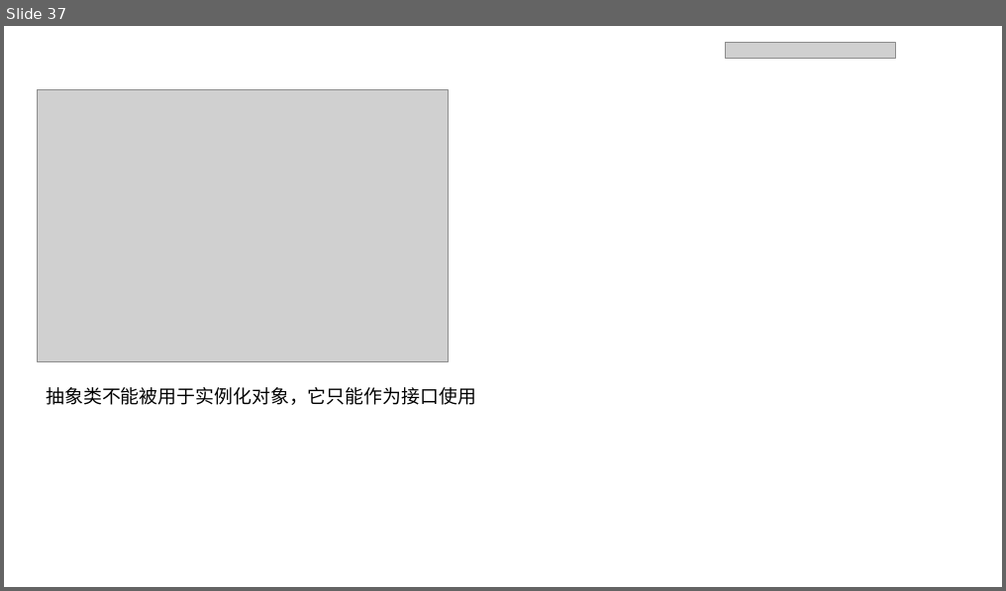
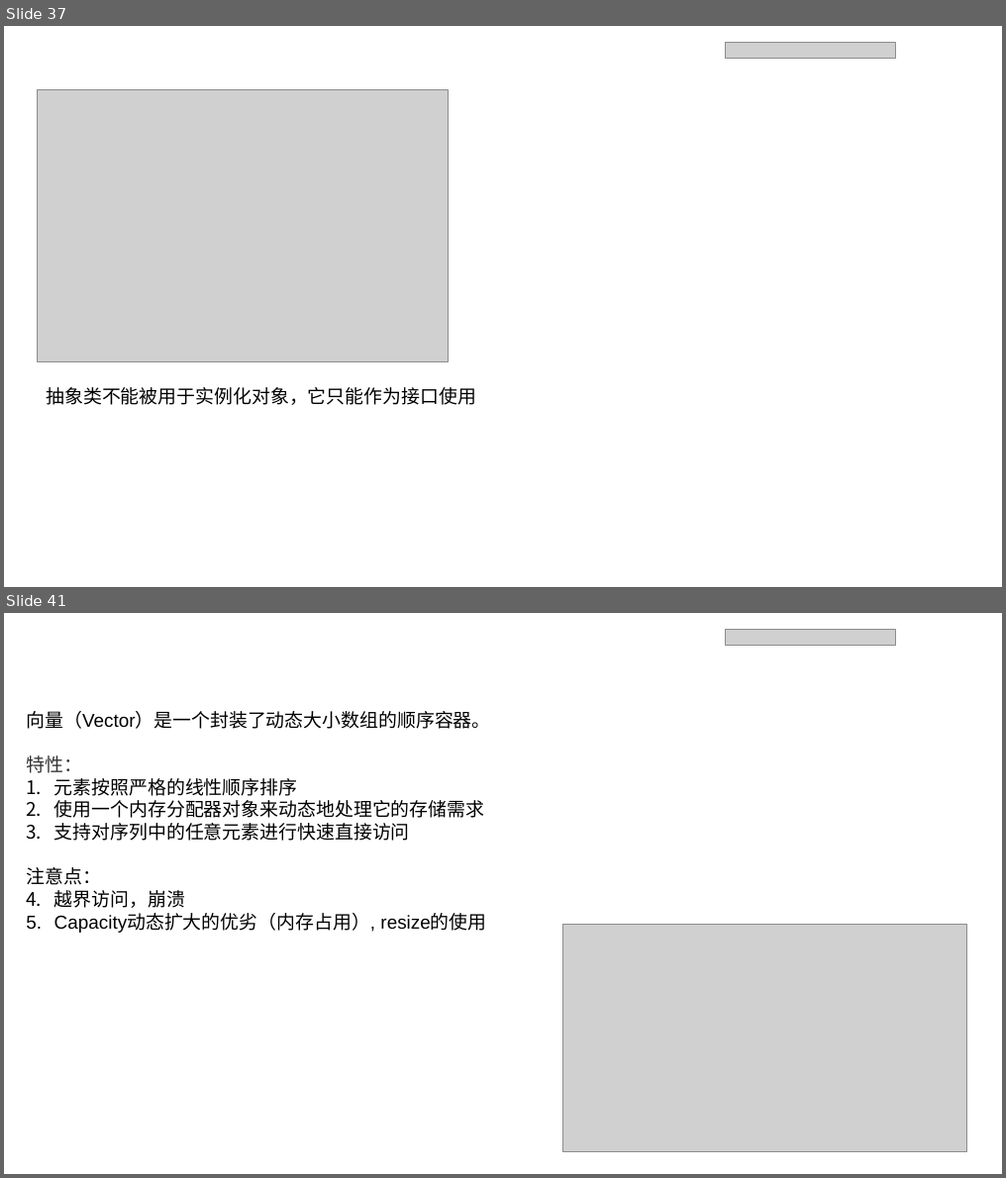
Before and after one commit to IIIcecream/CloudCPluasPlus, a slide deck: C++基础.pptx. Shown one above the other, each under a label of ours: slide 37 before the commit, slides 37 and 41 after it; the slides between them are not shown. The pictures are 1006x591 and 1006x1178 pixels, drawn with LibreOffice and Linux fonts; fonts in the diff are those of the drawing; grey boxes stand for pictures; background and template pictures are left out. Boxes give left, top, right and bottom in pixels: in the first picture for what was removed or moved away, otherwise in the second. Text is boxed around its words. In the diff, an @@ line names an element or a change of style, - is before the commit and + after.

```diff
--- a/C++基础.pptx
+++ b/C++基础.pptx
@@ slide 41 added at <box>4,613,1002,1174</box>, background picture (left out) @@
@@ text added at <box>19,627,311,657</box>, 18 pt, text #FFFFFF @@
+STL-vector
@@ picture added at <box>726,629,896,646</box> @@
@@ text added at <box>896,615,1000,653</box>, 18 pt, text #FFFFFF @@
+· GTJ2018
@@ text added at <box>26,711,490,933</box>, 18 pt, text #000000 @@
+向量（Vector）是一个封装了动态大小数组的顺序容器。
+特性：
+1. 元素按照严格的线性顺序排序
+2. 使用一个内存分配器对象来动态地处理它的存储需求
+3. 支持对序列中的任意元素进行快速直接访问
+注意点：
+1. 越界访问，崩溃
+2. Capacity动态扩大的优劣（内存占用）, resize的使用
@@ picture added at <box>562,925,967,1152</box> @@
```
Also in this commit, not shown: 2 slides changed, 11 other slides added, 1 other file.
